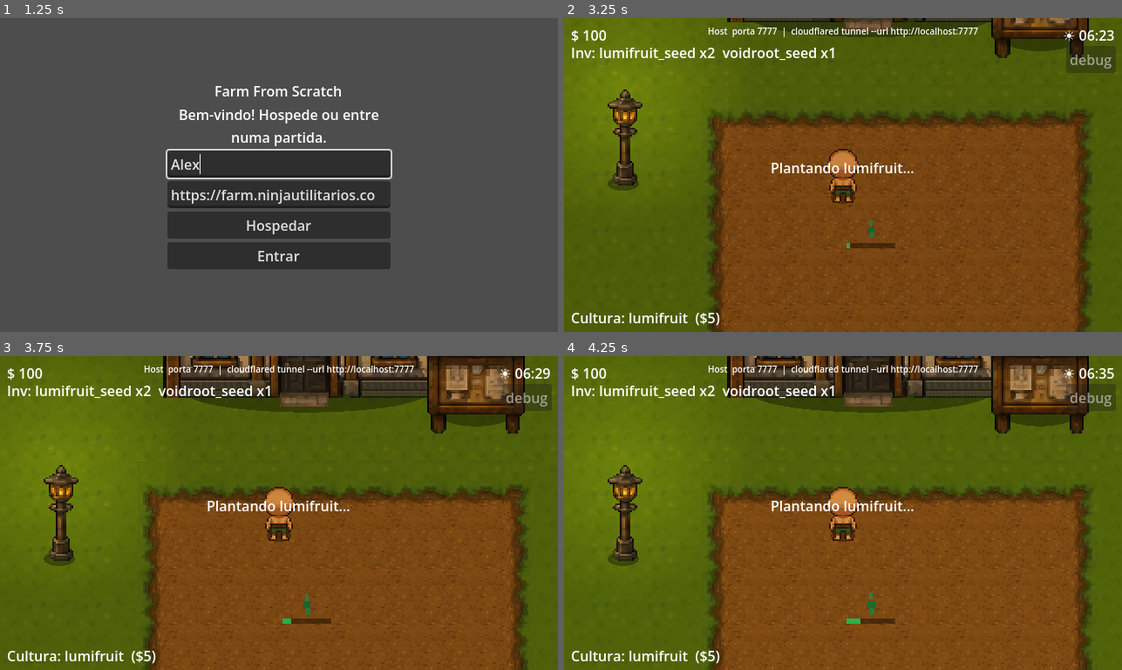
Above: before the commit, frames 1-4 (two rows, left to right).
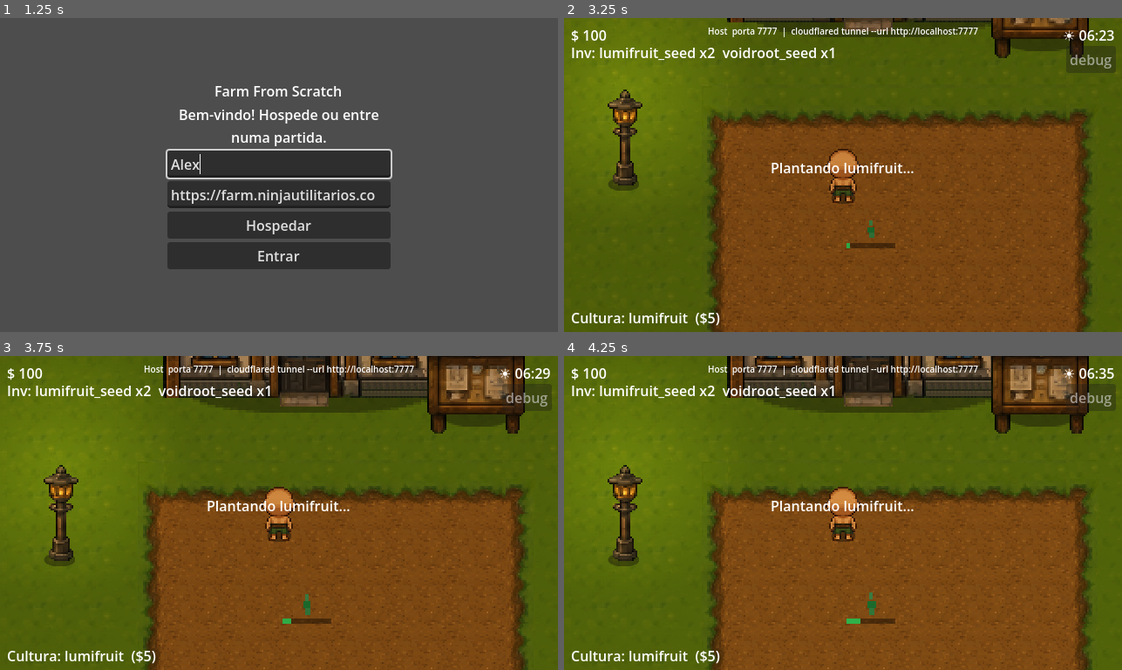
Above: after the commit, the same moments.

Repository: BrunoKagami/farm-from-scratch
Game: Godot game, scene res://scenes/Lobby.tscn
Same seed, same stepped clock (60 frames per second), same inputs: the game is played once before the commit and once after it.
Inputs (mouse positions are in pixels of both pictures, inside the frame that each line leads up to):
- Up to frame 1 (1.25 s): click (279, 165) at 0.52 s; type "Alex" at 0.6 s
- Up to frame 2 (3.25 s): click "Hospedar" at 1.25 s; click "debug" at 2 s; tap Enter at 2.75 s; move the mouse to (815, 237) at 2.77 s; hold Up (ui_up) from 2.78 s (still down); hold E (interact) from 2.78 s (still down); click (815, 237) at 2.92 s
- Up to frame 3 (3.75 s): release Up (ui_up) at 3.5 s; release E (interact) at 3.5 s; drag from (446, 560) to (251, 575) at 3.52 s
- Up to frame 4 (4.25 s): no input

Frame 1 is identical in both runs. In frame 2, 0.1% of the frame differs, in the area x 7-90%, y 1-60%; in frame 3, 0.2%; in frame 4, 0.2%, in the area x 7-91%, y 13-67%.

Commit message:
refactor: turn shadows into real scene nodes instead of script-drawn
The procedural ellipse (Shadow.gd draw_circle) looked rough and lived
entirely in code, so there was nothing to click/move/resize in the
editor. Replaced it with a real Sprite2D using a generated soft-edged
shadow_blob.png texture, added as an actual child node — under Shop,
Lamp, Sign and Player directly in World.tscn.

Tree and PlayerRemote were pure script-built nodes with no .tscn at
all, so converted both into real scenes (Tree.tscn, PlayerRemote.tscn)
with their shadow/collision as editable nodes; the scripts now only
build the AnimatedSprite2D's frames at runtime (still data-driven from
the sprite sheet) and reference the rest via @onready instead of
creating everything by hand. WorldGrid instantiates these scenes
instead of new() + set_script(). Shadow.gd is removed, nothing
references it anymore.

Co-Authored-By: Claude Sonnet 4.6 <noreply@anthropic.com>

Diff:
--- /dev/null
+++ b/scenes/PlayerRemote.tscn
@@ -0,0 +1,15 @@
+[gd_scene load_steps=3 format=3 uid="uid://playerremote001"]
+
+[ext_resource type="Script" path="res://scripts/PlayerRemote.gd" id="1_pr"]
+[ext_resource type="Texture2D" path="res://assets/environment/shadow_blob.png" id="2_shadow"]
+
+[node name="PlayerRemote" type="Node2D"]
+script = ExtResource("1_pr")
+
+[node name="Shadow" type="Sprite2D" parent="."]
+z_index = -1
+position = Vector2(0, 13)
+scale = Vector2(0.4375, 0.4375)
+texture = ExtResource("2_shadow")
+
+[node name="AnimatedSprite2D" type="AnimatedSprite2D" parent="."]
--- /dev/null
+++ b/scenes/Tree.tscn
@@ -0,0 +1,25 @@
+[gd_scene load_steps=4 format=3 uid="uid://tree001"]
+
+[ext_resource type="Script" path="res://scripts/Tree.gd" id="1_tree"]
+[ext_resource type="Texture2D" path="res://assets/environment/shadow_blob.png" id="2_shadow"]
+
+[sub_resource type="RectangleShape2D" id="trunk_shape"]
+size = Vector2(22, 16)
+
+[node name="Tree" type="Node2D"]
+script = ExtResource("1_tree")
+
+[node name="Shadow" type="Sprite2D" parent="."]
+z_index = -1
+position = Vector2(0, -2)
+scale = Vector2(0.75, 0.6875)
+texture = ExtResource("2_shadow")
+
+[node name="AnimatedSprite2D" type="AnimatedSprite2D" parent="."]
+offset = Vector2(0, -31)
+
+[node name="TrunkBody" type="StaticBody2D" parent="."]
+
+[node name="CollisionShape2D" type="CollisionShape2D" parent="TrunkBody"]
+position = Vector2(0, -11)
+shape = SubResource("trunk_shape")
--- a/scenes/World.tscn
+++ b/scenes/World.tscn
@@ -11,6 +11,7 @@
 [ext_resource type="Texture2D" path="res://assets/environment/prop_lamp.png" id="7_lamp"]
 [ext_resource type="Texture2D" path="res://assets/environment/prop_sign.png" id="8_sign"]
 [ext_resource type="Texture2D" path="res://assets/characters/personagem_Base-Sheet.png" id="9_char"]
+[ext_resource type="Texture2D" path="res://assets/environment/shadow_blob.png" id="12_shadow"]
 
 [sub_resource type="AtlasTexture" id="at_d0"]
 atlas = ExtResource("9_char")
@@ -116,6 +117,12 @@
 position = Vector2(304, 96)
 texture = ExtResource("6_shop")
 
+[node name="Shadow" type="Sprite2D" parent="Shop"]
+z_index = -1
+position = Vector2(0, 57)
+scale = Vector2(4.375, 1.5)
+texture = ExtResource("12_shadow")
+
 [node name="ShopBody" type="StaticBody2D" parent="."]
 position = Vector2(304, 104)
 
@@ -126,6 +133,12 @@
 position = Vector2(162, 224)
 texture = ExtResource("7_lamp")
 
+[node name="Shadow" type="Sprite2D" parent="Lamp"]
+z_index = -1
+position = Vector2(0, 25)
+scale = Vector2(0.5625, 0.5)
+texture = ExtResource("12_shadow")
+
 [node name="LampBody" type="StaticBody2D" parent="."]
 position = Vector2(162, 224)
 
@@ -136,6 +149,12 @@
 position = Vector2(401, 147)
 texture = ExtResource("8_sign")
 
+[node name="Shadow" type="Sprite2D" parent="Sign"]
+z_index = -1
+position = Vector2(0, 19)
+scale = Vector2(1.3125, 0.875)
+texture = ExtResource("12_shadow")
+
 [node name="SignBody" type="StaticBody2D" parent="."]
 position = Vector2(401, 147)
 
@@ -145,6 +164,11 @@
 [node name="Player" type="CharacterBody2D" parent="."]
 position = Vector2(288, 280)
 script = ExtResource("2_pl")
+
+[node name="Shadow" type="Sprite2D" parent="Player"]
+position = Vector2(0, 13)
+scale = Vector2(0.4375, 0.4375)
+texture = ExtResource("12_shadow")
 
 [node name="CollisionShape2D" type="CollisionShape2D" parent="Player"]
 shape = SubResource("shape_player")
--- a/scripts/Player.gd
+++ b/scripts/Player.gd
@@ -21,13 +21,6 @@
 	# cliente (que nunca trata outro jogador como obstáculo).
 	collision_layer = 2
 	collision_mask = 1
-
-	var shadow := Node2D.new()
-	shadow.set_script(load("res://scripts/Shadow.gd"))
-	shadow.width = 14.0
-	shadow.height = 7.0
-	shadow.position = Vector2(0, 13)
-	add_child(shadow)
 
 func _physics_process(_delta: float) -> void:
 	var direction := Vector2(
--- a/scripts/PlayerRemote.gd
+++ b/scripts/PlayerRemote.gd
@@ -1,6 +1,6 @@
 extends Node2D
 
-var _anim: AnimatedSprite2D
+@onready var _anim: AnimatedSprite2D = $AnimatedSprite2D
 
 var peer_id: int = 0
 
@@ -16,7 +16,6 @@
 	position = position.lerp(_target_pos, clamp(LERP_SPEED * delta, 0.0, 1.0))
 
 func _ready() -> void:
-	_anim = AnimatedSprite2D.new()
 	_anim.sprite_frames = _build_frames()
 	_anim.animation = &"idle_down"
 	_anim.play()
@@ -24,14 +23,6 @@
 	var rng := RandomNumberGenerator.new()
 	rng.seed = peer_id
 	_anim.modulate = Color.from_hsv(rng.randf(), 0.7, 1.0)
-	add_child(_anim)
-
-	var shadow := Node2D.new()
-	shadow.set_script(load("res://scripts/Shadow.gd"))
-	shadow.width = 14.0
-	shadow.height = 7.0
-	shadow.position = Vector2(0, 13)
-	add_child(shadow)
 
 func _build_frames() -> SpriteFrames:
 	var tex: Texture2D = load("res://assets/characters/personagem_Base-Sheet.png")
--- a/scripts/Shadow.gd
+++ /dev/null
@@ -1,16 +0,0 @@
-extends Node2D
-
-# Sombra estática simples (elipse, sem antialiasing) — combina melhor com
-# pixel art do que sombra "de verdade" calculada por luz/oclusão, que tem
-# borda suave e comprimento sem limite (ficava feia e exagerada).
-var width: float = 14.0
-var height: float = 7.0
-var alpha: float = 0.35
-
-func _ready() -> void:
-	z_as_relative = true
-	z_index = -1
-
-func _draw() -> void:
-	draw_set_transform(Vector2.ZERO, 0.0, Vector2(width * 0.5, height * 0.5))
-	draw_circle(Vector2.ZERO, 1.0, Color(0, 0, 0, alpha), true, -1.0, false)
--- a/scripts/Tree.gd
+++ b/scripts/Tree.gd
@@ -1,40 +1,12 @@
 extends Node2D
 
-var _anim: AnimatedSprite2D
+@onready var _anim: AnimatedSprite2D = $AnimatedSprite2D
 var chopped := false
 
-# Distância entre o centro do frame (64x64, ponto de origem padrão do
-# AnimatedSprite2D) e a base do tronco (pixel mais baixo da árvore = 63,
-# centro = 32). O nó em si fica posicionado NA BASE (ver WorldGrid
-# ._build_trees) — isso aqui só compensa visual/colisão para que nada
-# se mova na tela, mantendo o Y-sort correto (a base é o ponto certo
-# pra decidir quem desenha na frente, não o centro da copa).
-const _BASE_OFFSET := 31.0
-
 func _ready() -> void:
-	_anim = AnimatedSprite2D.new()
 	_anim.sprite_frames = _build_frames()
 	_anim.animation = &"sway"
-	_anim.offset = Vector2(0, -_BASE_OFFSET)
 	_anim.play()
-	add_child(_anim)
-
-	# Só o tronco bloqueia — a copa não tem colisão.
-	var body := StaticBody2D.new()
-	var shape := CollisionShape2D.new()
-	var rect := RectangleShape2D.new()
-	rect.size = Vector2(22, 16)
-	shape.shape = rect
-	shape.position = Vector2(0, 20 - _BASE_OFFSET)
-	body.add_child(shape)
-	add_child(body)
-
-	var shadow := Node2D.new()
-	shadow.set_script(load("res://scripts/Shadow.gd"))
-	shadow.width = 24.0
-	shadow.height = 11.0
-	shadow.position = Vector2(0, -2)
-	add_child(shadow)
 
 func _build_frames() -> SpriteFrames:
 	var tex: Texture2D = load("res://assets/environment/Arvore-Sheet.png")
--- a/scripts/WorldGrid.gd
+++ b/scripts/WorldGrid.gd
@@ -4,11 +4,11 @@
 var tiles: Dictionary = {}
 var tile_data: Dictionary = {}
 var remote_players: Dictionary = {}
-var _remote_scene := preload("res://scripts/PlayerRemote.gd")
+var _remote_scene := preload("res://scenes/PlayerRemote.tscn")
 
 var trees: Dictionary = {}
 var tree_data: Dictionary = {}
-var _tree_scene := preload("res://scripts/Tree.gd")
+var _tree_scene := preload("res://scenes/Tree.tscn")
 
 # --- Movimentação server-authoritative ---
 # Só populados/usados no servidor. peer_inputs guarda a última direção
@@ -30,7 +30,6 @@
 func _ready() -> void:
 	_build_grid()
 	_build_trees()
-	_build_prop_shadows()
 	if multiplayer.is_server():
 		_load_world_state()
 	if DisplayServer.get_name() == "headless":
@@ -86,8 +85,7 @@
 
 func _build_trees() -> void:
 	for i in GameData.TREE_SPAWN_POSITIONS.size():
-		var tree := Node2D.new()
-		tree.set_script(_tree_scene)
+		var tree: Node2D = _tree_scene.instantiate()
 		# Posiciona o nó na base do tronco (não no centro da copa), pra o
 		# Y-sort comparar a árvore com o jogador no ponto certo. Tree.gd
 		# compensa offset/colisão pra nada mudar visualmente na tela.
@@ -104,21 +102,6 @@
 		if global_pos.distance_to(trees[tree_id].global_position) < 28.0:
 			return tree_id
 	return -1
-
-# Sombra estática (elipse) embaixo dos cenários fixos — base calculada a
-# partir da posição/tamanho de cada colisão já existente.
-func _build_prop_shadows() -> void:
-	_add_prop_shadow(Vector2(304, 153), 140.0, 24.0)  # Shop
-	_add_prop_shadow(Vector2(162, 249), 18.0, 8.0)    # Lamp
-	_add_prop_shadow(Vector2(401, 166), 42.0, 14.0)   # Sign
-
-func _add_prop_shadow(pos: Vector2, w: float, h: float) -> void:
-	var shadow := Node2D.new()
-	shadow.set_script(load("res://scripts/Shadow.gd"))
-	shadow.width = w
-	shadow.height = h
-	shadow.position = pos
-	add_child(shadow)
 
 # --- Remote players ---
 
@@ -145,8 +128,7 @@
 func _spawn_remote_player(peer_id: int) -> void:
 	if remote_players.has(peer_id):
 		return
-	var node: Node2D = Node2D.new()
-	node.set_script(_remote_scene)
+	var node: Node2D = _remote_scene.instantiate()
 	node.name = "RemotePlayer_%d" % peer_id
 	node.position = GameData.PLAYER_SPAWN
 	node.set("peer_id", peer_id)
Binary file added: assets/environment/shadow_blob.png
Not shown, added: assets/environment/shadow_blob.png.import
Not shown, removed: scripts/Shadow.gd.uid
